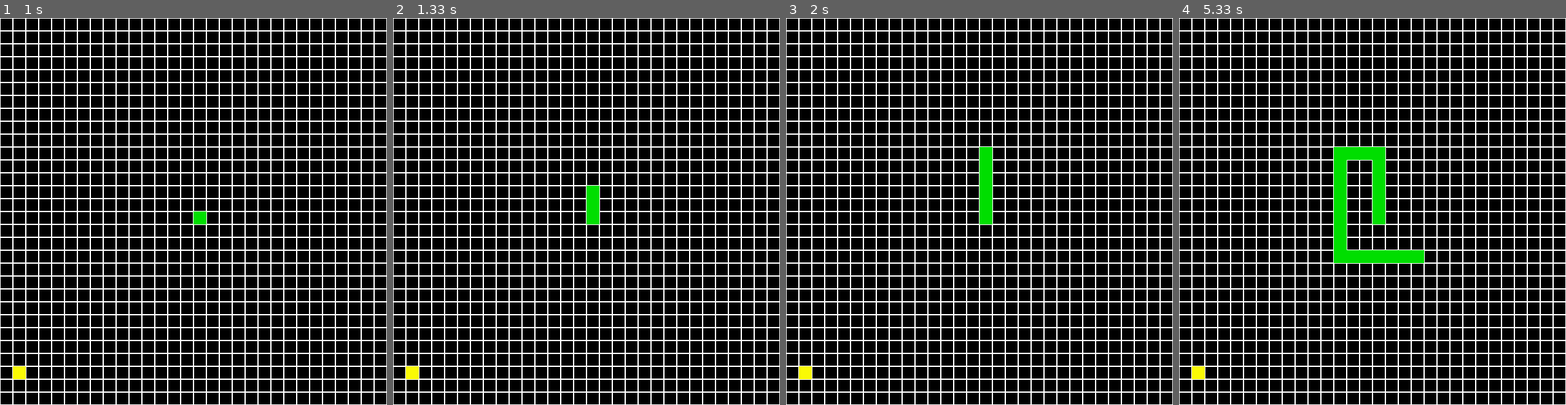
Above: before the commit, frames 1-4 (left to right).
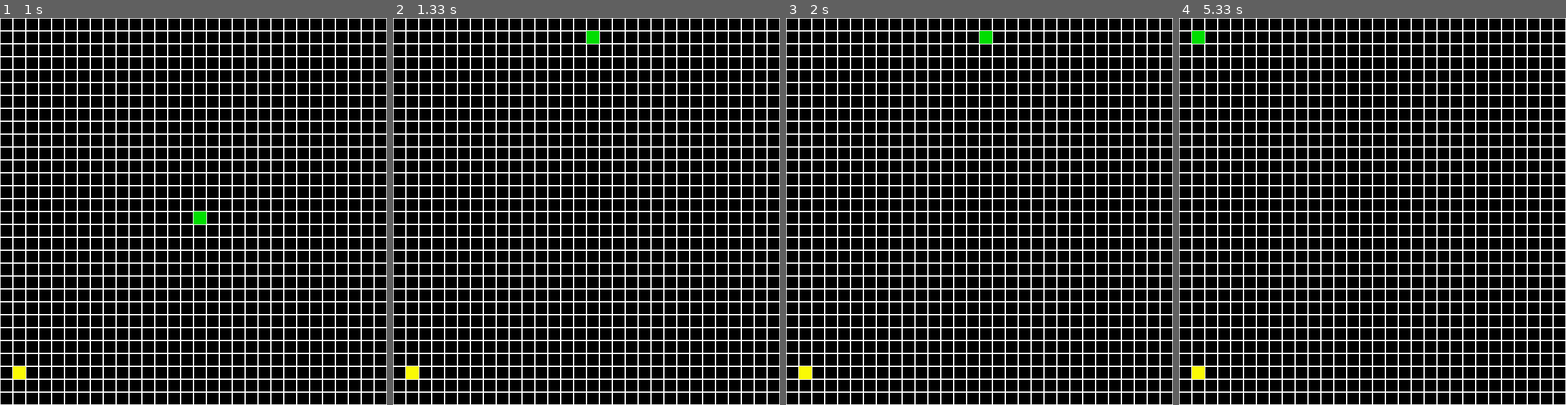
Above: after the commit, the same moments.

Repository: mohamedkamara7613/personalproject
Game: pygame game, started from Autres/Python/Snake_Game/main.py
Two runs of this game, one before a commit and one after it. Both use one fixed random seed, a clock stepped at 60 frames per second and the inputs below.
Inputs:
- Up to frame 1 (1 s): hold Up from 0.83 s (still down)
- Up to frame 2 (1.33 s): release Up at 1.3 s
- Up to frame 3 (2 s): hold Left from 1.87 s (still down)
- Up to frame 4 (5.33 s): release Left at 2.4 s; hold Down 2.43-2.98 s; hold Right 4.18-4.82 s

Frame 1 is identical in both runs. In frame 2, 0.4% of the frame differs, in the area x 50-54%, y 3-54%; in frame 3, 0.8%; in frame 4, 2.7%, in the area x 3-64%, y 3-64%.

Commit message:
`Fix snake movement and grid rendering in SnakeGame class`

Diff:
--- a/Autres/Python/Snake_Game/main.py
+++ b/Autres/Python/Snake_Game/main.py
@@ -79,15 +79,18 @@
         return True
 
     def updateGame(self):
+        # Réinitialiser la grille
+        self.grid = [[0 for _ in range(self.rows)] for _ in range(self.columns)]
+
         # Mise a jour de la position du serpent
         if self.snake_head["direction"] == "up":
-            self.snake_head["y"] -= 1
+            self.snake_head["y"] -= (self.snake_head["y"] - 1) % self.rows
         elif self.snake_head["direction"] == "down":
-            self.snake_head["y"] += 1
+            self.snake_head["y"] += (self.snake_head["y"] - 1) % self.rows
         elif self.snake_head["direction"] == "left":
-            self.snake_head["x"] -= 1
+            self.snake_head["x"] -= (self.snake_head["x"] - 1) % self.rows
         elif self.snake_head["direction"] == "right":
-            self.snake_head["x"] += 1
+            self.snake_head["x"] += (self.snake_head["x"] - 1) % self.rows
 
 
         # Placer le serpent dans la grille
@@ -110,9 +113,11 @@
                 # Faire apparaitre la grille
                 pygame.draw.rect(self.screen, WHITE, (i*BOX_SIZE, j*BOX_SIZE, BOX_SIZE, BOX_SIZE), 1)
 
+                # Dessiner les elements de la grille
                 if self.grid[i][j] == self.snake_head_img:
                     #self.screen.blit(self.snake_head_img, (i*BOX_SIZE, j*BOX_SIZE))
                     pygame.draw.rect(self.screen, self.snake_head_img, (i*BOX_SIZE, j*BOX_SIZE, BOX_SIZE, BOX_SIZE))
+
                 elif self.grid[i][j] == self.food_img:
                     #self.screen.blit(self.food_img, (i*BOX_SIZE, j*BOX_SIZE))
                     pygame.draw.rect(self.screen, self.food_img, (i*BOX_SIZE, j*BOX_SIZE, BOX_SIZE, BOX_SIZE))
